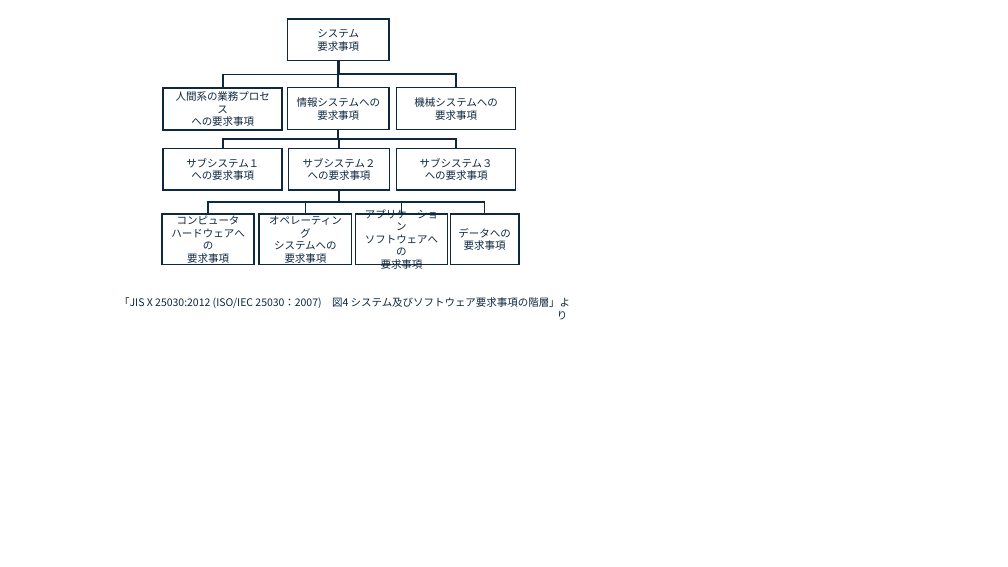
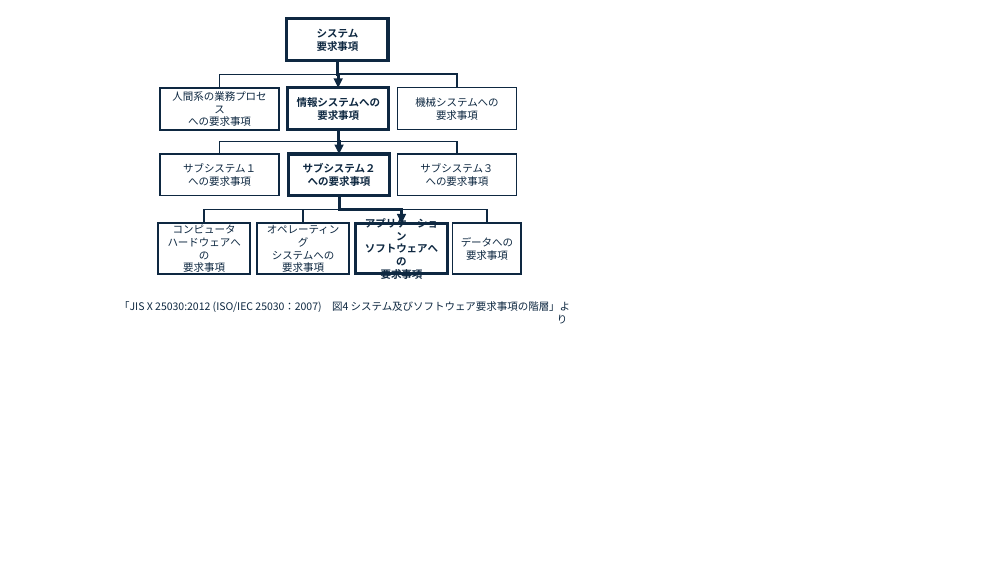
Before and after one commit to MitakaMakers/Qiita, a slide deck: slide 1 of 20231210_ISO25030 品質要求事項/133_5.3_図4−システム及びソフトウェア要求事項の階層.pptx. Drawn at 1008x567 pixels with LibreOffice and Linux fonts; fonts in the diff are those of the drawing. Boxes give left, top, right and bottom in pixels: in the first picture for what was removed or moved away, otherwise in the second. Text is boxed around its words. In the diff, an @@ line names an element or a change of style, - is before the commit and + after.

```diff
--- a/20231210_ISO25030 品質要求事項/133_5.3_図4−システム及びソフトウェア要求事項の階層.pptx
+++ b/20231210_ISO25030 品質要求事項/133_5.3_図4−システム及びソフトウェア要求事項の階層.pptx
@@ elbow line moved from (338, 60) - (223, 88) to (337, 60) - (219, 88) @@
@@ elbow line (337, 60) - (457, 88): route changed @@
@@ elbow line (337, 60) - (338, 88): elbow line to elbow arrow; stroke #0E2841 1.5 pt to #0E2841 3 pt; route changed @@
@@ elbow line moved from (338, 129) - (223, 148) to (338, 129) - (219, 154) @@
@@ elbow line moved from (338, 129) - (456, 148) to (338, 129) - (457, 154) @@
@@ elbow line moved from (338, 129) - (340, 148) to (338, 129) - (340, 154) @@
@@ elbow line (338, 129) - (340, 154): elbow line to elbow arrow; stroke #0E2841 1.5 pt to #0E2841 3 pt @@
@@ rectangle "サブシステム１": place and size @@
-rectangle "サブシステム１" at box(163, 148, 282, 190)
+rectangle "サブシステム１" at box(160, 154, 279, 196)
@@ 2 rectangles, 1 text: place and size @@
-2 rectangles, 1 text at box(119, 148, 570, 320)
+2 rectangles, 1 text at box(119, 154, 570, 324)
@@ elbow line moved from (340, 191) - (208, 214) to (340, 196) - (204, 223) @@
@@ elbow line moved from (340, 191) - (306, 214) to (340, 196) - (303, 223) @@
@@ elbow line moved from (340, 191) - (485, 214) to (340, 196) - (487, 223) @@
@@ elbow line moved from (340, 191) - (402, 214) to (340, 196) - (402, 223) @@
@@ elbow line (340, 196) - (402, 223): elbow line to elbow arrow; stroke #0E2841 1.5 pt to #0E2841 3 pt @@
@@ rectangle "コンピュータ": place and size @@
-rectangle "コンピュータ" at box(162, 214, 254, 265)
+rectangle "コンピュータ" at box(158, 223, 250, 274)
@@ bold on; outline #0E2841 1.5 pt to #0E2841 3 pt in 4 elements at box(288, 88, 389, 129), box(287, 19, 388, 60), box(289, 154, 390, 196), box(355, 223, 448, 274) @@
@@ 3 rectangles: place and size @@
-3 rectangles at box(259, 214, 520, 265)
+3 rectangles at box(257, 223, 522, 274)
```
Also in this commit, not shown: 20 other files.
